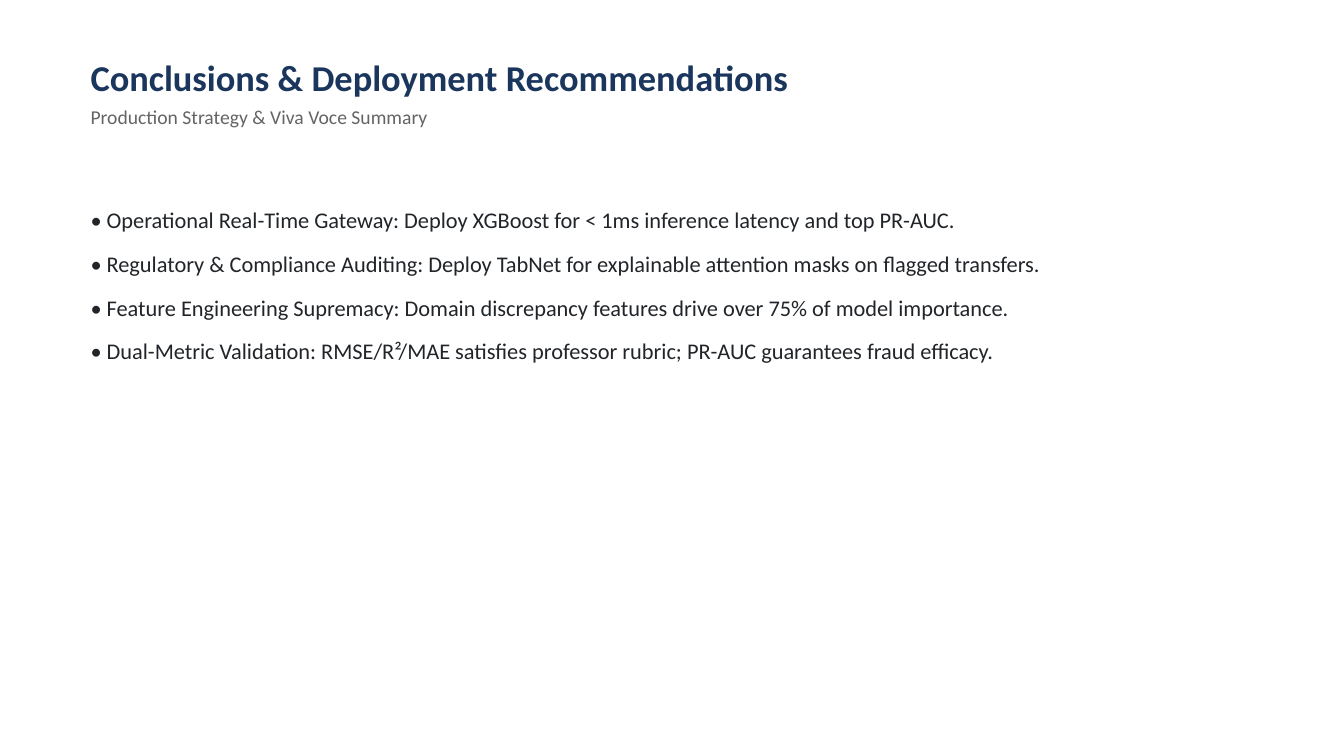
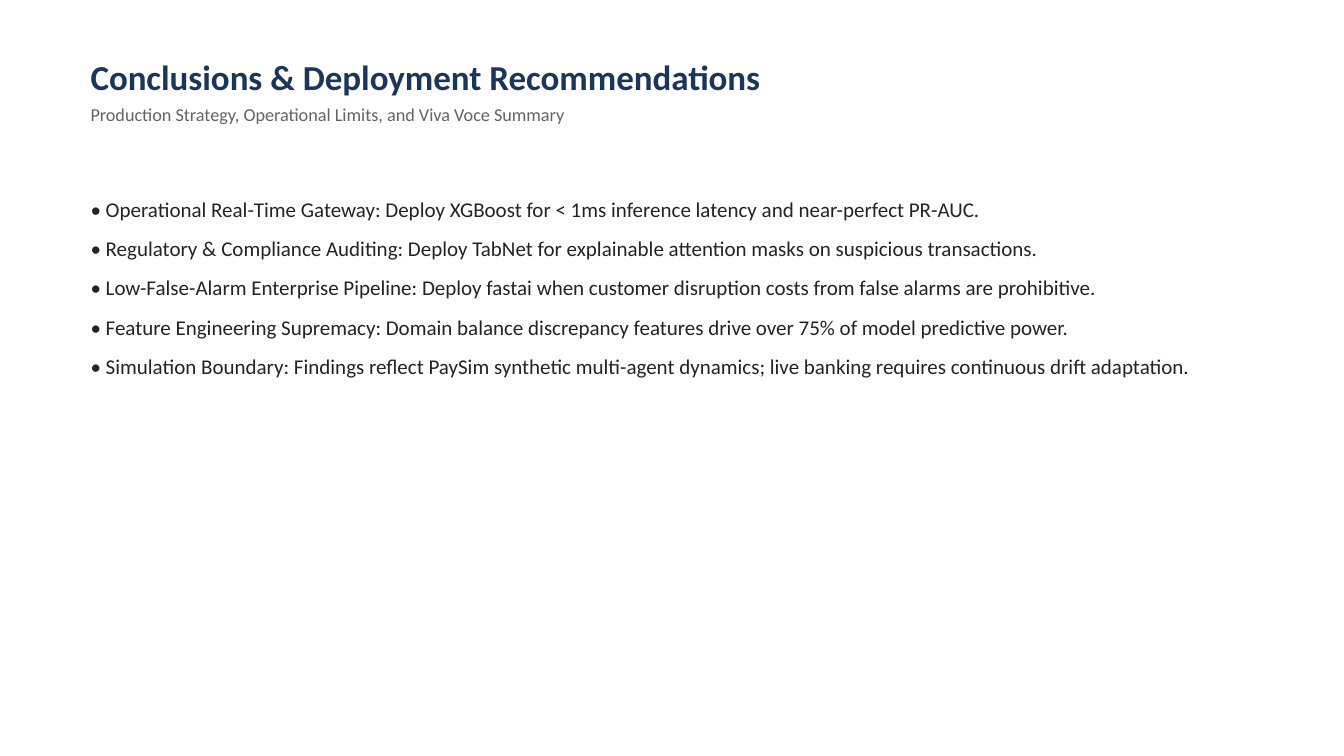
Before and after one commit to Akshayshetty742/online-payment-fraud-detection, a slide deck: slide 11 of presentation/online_payment_fraud_detection.pptx. Drawn at 1344x756 pixels with LibreOffice and Linux fonts; fonts in the diff are those of the drawing. Boxes give left, top, right and bottom in pixels: in the first picture for what was removed or moved away, otherwise in the second. Text is boxed around its words. In the diff, an @@ line names an element or a change of style, - is before the commit and + after.

Commit message:
feat: integrate official fastai, update benchmarks, reports, and presentation

```diff
--- a/presentation/online_payment_fraud_detection.pptx
+++ b/presentation/online_payment_fraud_detection.pptx
@@ text at (91,65,760,96): size 26 to 25 pt in "Conclusions & Deployment Recommendations" @@
@@ text at (91,108,564,124): text changed; size 14 to 13 pt @@
-Production Strategy & Viva Voce Summary
+Production Strategy, Operational Limits, and Viva Voce Summary
@@ text at (106,202,1189,378): text changed; size 16 to 15 pt @@
-• Operational Real-Time Gateway: Deploy XGBoost for < 1ms inference latency and top PR-AUC.
-• Regulatory & Compliance Auditing: Deploy TabNet for explainable attention masks on flagged transfers.
-• Feature Engineering Supremacy: Domain discrepancy features drive over 75% of model importance.
-• Dual-Metric Validation: RMSE/R²/MAE satisfies professor rubric; PR-AUC guarantees fraud efficacy.
+• Operational Real-Time Gateway: Deploy XGBoost for < 1ms inference latency and near-perfect PR-AUC.
+• Regulatory & Compliance Auditing: Deploy TabNet for explainable attention masks on suspicious transactions.
+• Low-False-Alarm Enterprise Pipeline: Deploy fastai when customer disruption costs from false alarms are prohibitive.
+• Feature Engineering Supremacy: Domain balance discrepancy features drive over 75% of model predictive power.
+• Simulation Boundary: Findings reflect PaySim synthetic multi-agent dynamics; live banking requires continuous drift adaptation.
```
Also in this commit, not shown: 10 other slides changed, 27 other files.
